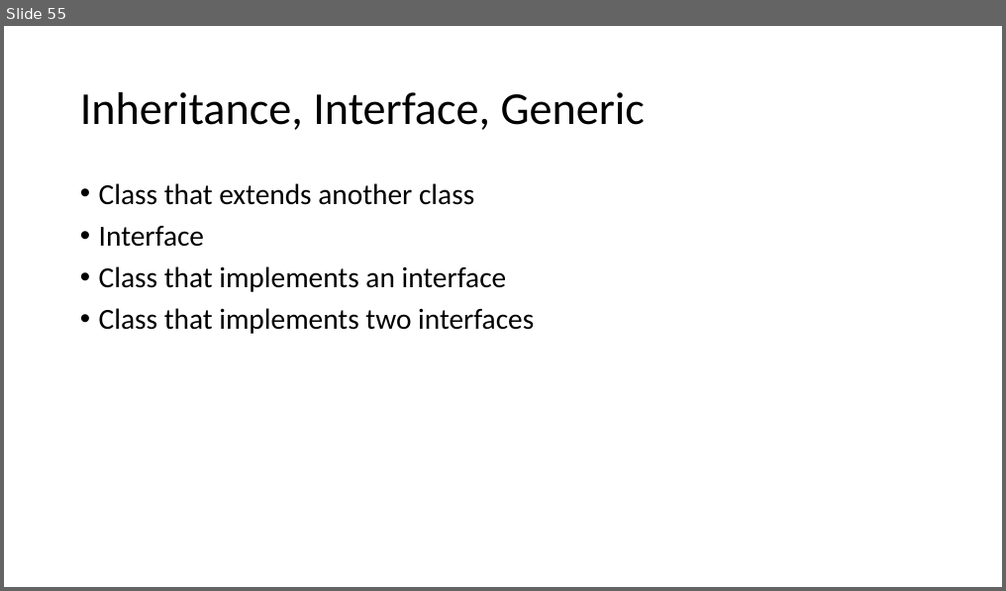
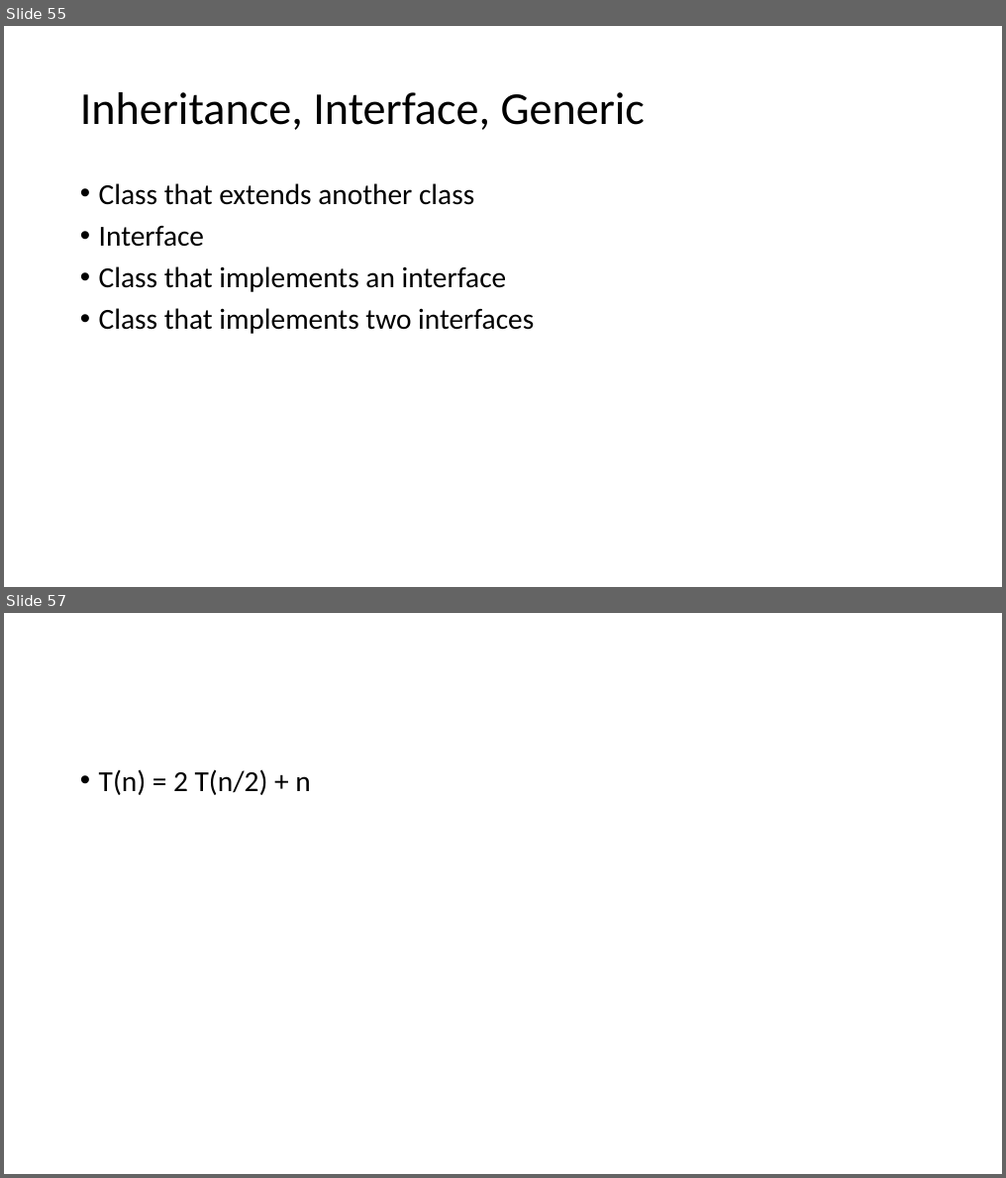
Before and after one commit to skalakm/232, a slide deck: notes.pptx. Shown one above the other, each under a label of ours: slide 55 before the commit, slides 55 and 57 after it; the slides between them are not shown. The pictures are 1006x591 and 1006x1178 pixels, drawn with LibreOffice and Linux fonts; fonts in the diff are those of the drawing. Boxes give left, top, right and bottom in pixels: in the first picture for what was removed or moved away, otherwise in the second. Text is boxed around its words. In the diff, an @@ line names an element or a change of style, - is before the commit and + after.

```diff
--- a/notes.pptx
+++ b/notes.pptx
@@ slide 57 added at (4,613,1002,1174), background #FFFFFF @@
@@ text added at (99,769,310,795), 28 pt, text #000000 @@
+• T(n) = 2 T(n/2) + n
```
Also in this commit, not shown: 5 other slides added.
